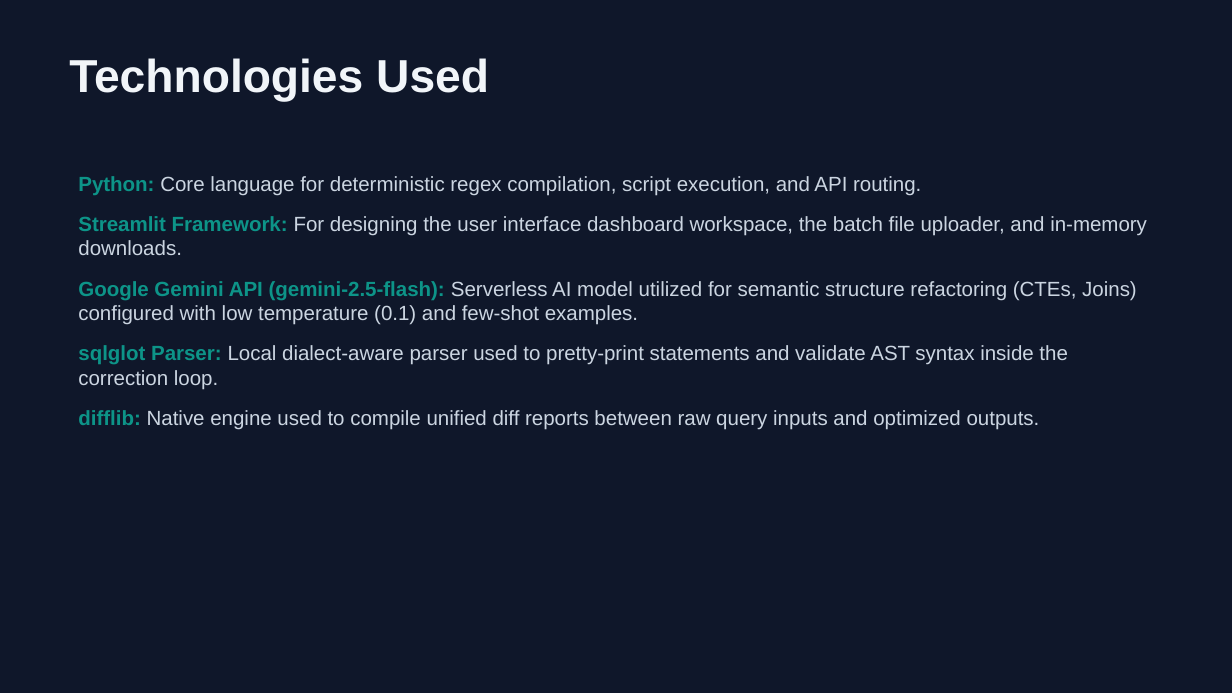
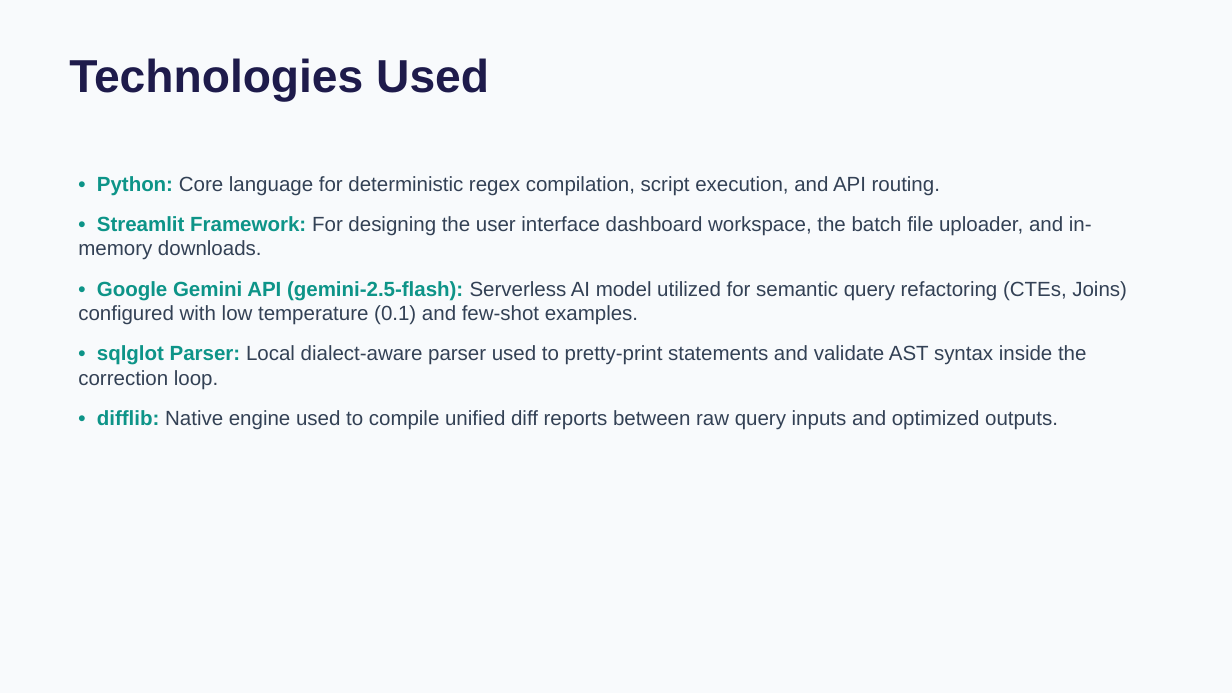
Before and after one commit to bharathpyla/sql-query-linter-style-fixer, a slide deck: slide 4 of Presentation.pptx. Drawn at 1232x693 pixels with LibreOffice and Linux fonts; fonts in the diff are those of the drawing. Boxes give left, top, right and bottom in pixels: in the first picture for what was removed or moved away, otherwise in the second. Text is boxed around its words. In the diff, an @@ line names an element or a change of style, - is before the commit and + after.

Commit message:
Update presentation PPTX with light theme and proper bullet points formatting

```diff
--- a/Presentation.pptx
+++ b/Presentation.pptx
@@ background #0F172A to #F8FAFC @@
@@ text "Technologies Used" at [69, 58, 489, 102]: text colour #F1F5F9 to #1E1B4B @@
@@ text at [78, 176, 1127, 430]: text changed; text colour #CBD5E1 to #334155 @@
-Python: Core language for deterministic regex compilation, script execution, and API routing.
-Streamlit Framework: For designing the user interface dashboard workspace, the batch file uploader, and in-memory downloads.
-Google Gemini API (gemini-2.5-flash): Serverless AI model utilized for semantic structure refactoring (CTEs, Joins) configured with low temperature (0.1) and few-shot examples.
-sqlglot Parser: Local dialect-aware parser used to pretty-print statements and validate AST syntax inside the correction loop.
-difflib: Native engine used to compile unified diff reports between raw query inputs and optimized outputs.
+• Python: Core language for deterministic regex compilation, script execution, and API routing.
+• Streamlit Framework: For designing the user interface dashboard workspace, the batch file uploader, and in-memory downloads.
+• Google Gemini API (gemini-2.5-flash): Serverless AI model utilized for semantic query refactoring (CTEs, Joins) configured with low temperature (0.1) and few-shot examples.
+• sqlglot Parser: Local dialect-aware parser used to pretty-print statements and validate AST syntax inside the correction loop.
+• difflib: Native engine used to compile unified diff reports between raw query inputs and optimized outputs.
```
Also in this commit, not shown: 7 other slides changed.
